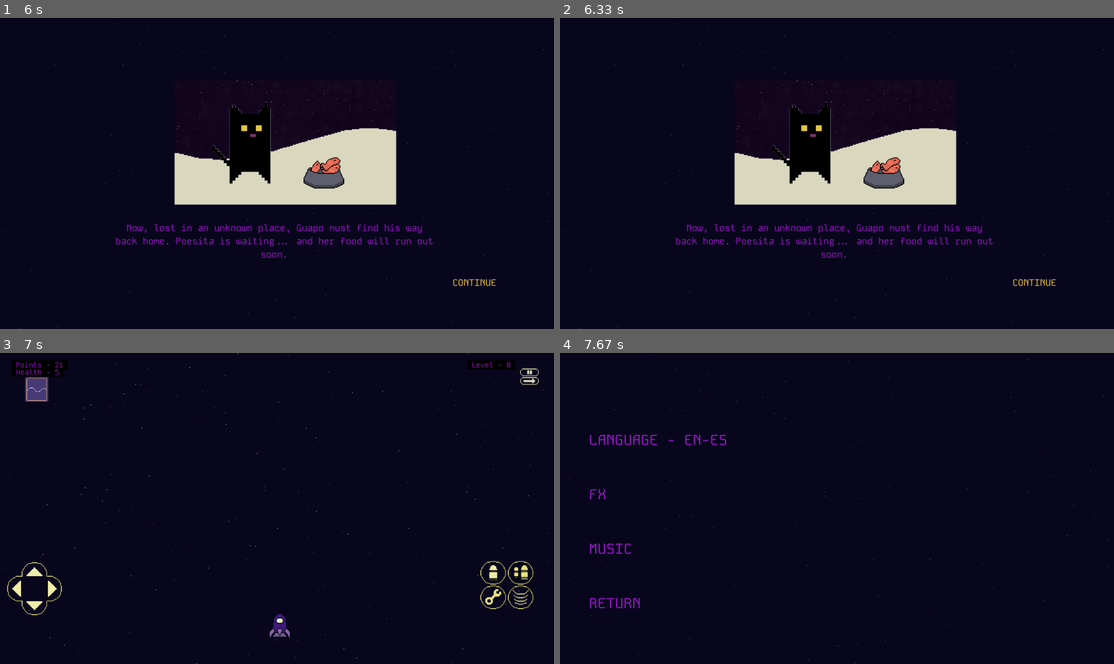
Above: before the commit, frames 1-4 (two rows, left to right).
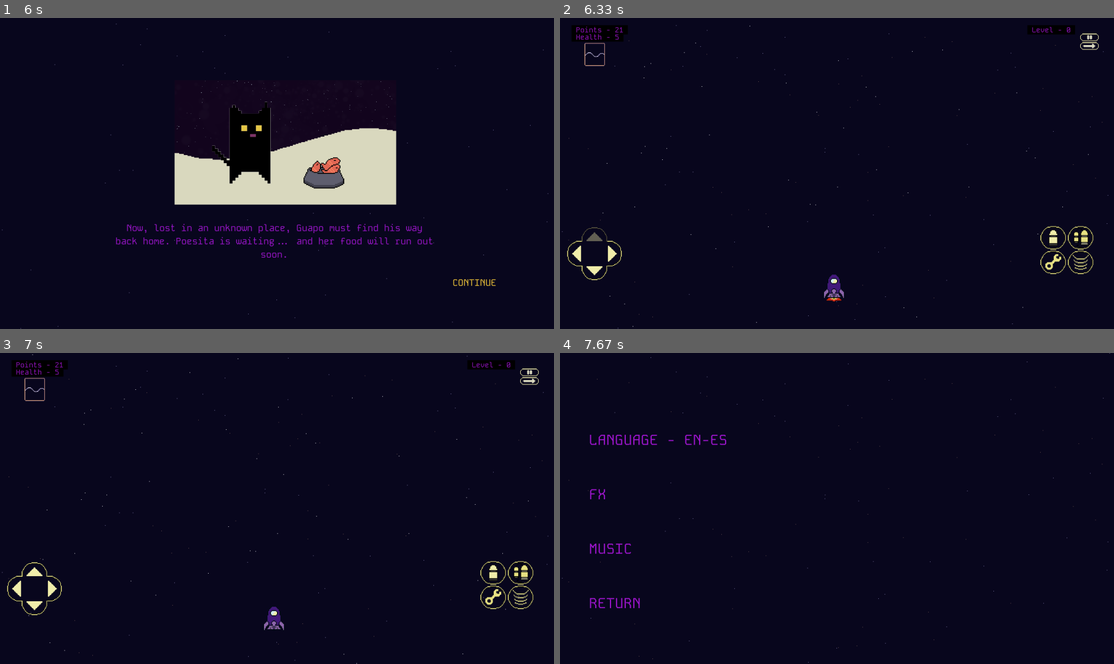
Above: after the commit, the same moments.

Repository: MicaelaEdith/spacecraftGame-pygame
Game: pygame game, started from main.py
The game is run twice, just before and just after one commit, with the same random seed, the same clock (stepped at 60 frames per second) and the same inputs.
Inputs (mouse positions are in pixels of both pictures, inside the frame that each line leads up to):
- Up to frame 1 (6 s): click "OPCIONES" at 0.38 s; press the mouse at (55, 266) at 0.7 s; move the mouse to (227, 192) at 0.8 s; release the mouse at (398, 114) at 0.93 s; press the mouse at (60, 213) at 1.03 s; move the mouse to (160, 207) at 1.13 s; release the mouse at (254, 198) at 1.27 s; press the mouse at (60, 157) at 1.37 s; move the mouse to (166, 136) at 1.47 s; release the mouse at (271, 111) at 1.6 s; press the mouse at (60, 157) at 1.7 s; move the mouse to (232, 204) at 1.8 s; release the mouse at (404, 251) at 1.93 s; press the mouse at (55, 213) at 2.03 s; move the mouse to (105, 207) at 2.13 s; release the mouse at (155, 201) at 2.27 s; press the mouse at (88, 105) at 2.37 s; move the mouse to (110, 129) at 2.47 s; release the mouse at (138, 154) at 2.6 s; press the mouse at (55, 266) at 2.7 s; move the mouse to (160, 204) at 2.8 s; release the mouse at (265, 142) at 2.93 s; press the mouse at (60, 105) at 3.03 s; move the mouse to (99, 95) at 3.13 s; release the mouse at (132, 89) at 3.27 s; click (454, 207) at 3.78 s; press the mouse at (476, 282) at 4.1 s; move the mouse to (332, 238) at 4.2 s; move the mouse to (193, 198) at 4.3 s; release the mouse at (193, 198) at 4.33 s; press the mouse at (476, 282) at 4.43 s; move the mouse to (304, 273) at 4.53 s; move the mouse to (138, 263) at 4.63 s; release the mouse at (138, 263) at 4.67 s; press the mouse at (476, 282) at 4.77 s; move the mouse to (409, 279) at 4.87 s; move the mouse to (349, 276) at 4.97 s; release the mouse at (349, 276) at 5 s; press the mouse at (16, 254) at 5.77 s; move the mouse to (193, 189) at 5.87 s; move the mouse to (365, 123) at 5.97 s
- Up to frame 2 (6.33 s): release the mouse at (925, 123) at 6 s; press the mouse at (593, 238) at 6.27 s
- Up to frame 3 (7 s): move the mouse to (160, 514) at 6.37 s; release the mouse at (288, 455) at 6.5 s
- Up to frame 4 (7.67 s): press the mouse at (593, 573) at 7.3 s; move the mouse to (748, 533) at 7.4 s; release the mouse at (897, 489) at 7.53 s; press the mouse at (1086, 371) at 7.63 s

Frame 1 is identical in both runs. In frame 2, 12% of the frame differs, in the area x 0-99%, y 1-100%; in frame 3, 0.7%; in frame 4, less than 0.1%.

Commit message:
level up animation

Diff:
--- a/cinematics.py
+++ b/cinematics.py
@@ -126,20 +126,23 @@
         return lines
 
 
-class LevelUp():
-    def __init__(self, screenH):
+class LevelUp:
+    def __init__(self, screenH, screenW):
         self.current_level = None
-        self.image = pygame.image.load("Assets/imgs/cinematica2-LevelUp.png").convert_alpha()
-        self.x = 0
+        original_image = pygame.image.load("Assets/imgs/cinematica2-LevelUp.png").convert_alpha()
+        new_width = int(screenW * 0.7)
+        aspect_ratio = original_image.get_height() / original_image.get_width()
+        new_height = int(new_width * aspect_ratio)
+        self.image = pygame.transform.scale(original_image, (new_width, new_height))
+
+        self.x = (screenW - new_width) // 2
         self.y = screenH + 300
-        self.speed = -5
+        self.speed = -10
 
     def level_up_animation(self, display):
         self.y += self.speed
         display.blit(self.image, (int(self.x), int(self.y)))
 
-        if self.y + self.image.get_height() < 0:        #########################################################CHECKTHIS!!!!!
-            print("true animation level")
+        if self.y + self.image.get_height() < 0:
             return True
-        print("false animation level")
         return False
--- a/main.py
+++ b/main.py
@@ -32,7 +32,6 @@
 transition = False
 
 
-
 clock = pygame.time.Clock()
 start = True
 game = False
@@ -58,10 +57,10 @@
 
 intro = Intro(screenWidth, screenHeight)
 intro_flag = False
-level_up = LevelUp (screenHeight)
-
-
-xPosition = int((screenWidth / 2) - 40)
+level_up = LevelUp (screenHeight, screenWidth)
+
+
+xPosition = int((screenWidth / 2) - 60)
 yPosition = int(screenHeight / 100 * 80 + 40)
 player = Player(xPosition, yPosition, screenHeight, screenWidth)
 starts1 = Starts(screenWidth, screenHeight)
@@ -195,7 +194,7 @@
             if count_music<0 and music_on:
                 count_music-= 0.01
                 pygame.mixer.music.set_volume(count_music)
-            time.sleep(.8)
+            time.sleep(.5)
             intro_flag = False
             game = True
 
@@ -325,8 +324,6 @@
 
 
 ######################################################################## LEVEL 0 ###############################################
-
-
     if level == 0:
         collision_detected = False
         for player_rect in player.rectList:
@@ -341,8 +338,8 @@
         if collision_detected:
             up_level += 1
 
-        if meteorite.metorites_count > 7 :
-            level = 1
+        if meteorite.metorites_count > 2 :
+            start = False
             transition = True
 
     if level == 1:
@@ -351,7 +348,6 @@
 
 
 ############################################################################# update
-
     if start:
         player.movePlayer()
         player.updateShoots()
@@ -365,6 +361,9 @@
             meteorite.draw(display)
             meteorite.check_collisions(player)
 
+        if level == 1:
+            pass
+
         if level == 2:
             pass
 
@@ -384,9 +383,7 @@
         status.updateStatus( player.health ,level)
         status.draw(display, level, player.health, player.score,language)
         player.resetActions()
-        if transition:  ###########################CHECK THIS!!!!!!!
-            level_up.level_up_animation(display)
-            transition = False
+
 
         for button in buttons_left + buttons_right + buttons_menu:
             button.draw(display)
@@ -397,10 +394,25 @@
         display.fill(blue)
         starts2.drawStarts(display)
         starts3.drawStarts(display)
-        if not options_open:
-            main_menu.draw(display, language, game)
-        else:
-            option_menu.draw(display, language, music_on, sound_on)
+
+        if not transition:
+            if not options_open:
+                main_menu.draw(display, language, game)
+            else:
+                option_menu.draw(display, language, music_on, sound_on)
+
+        if transition:
+            if level == 0:
+                meteorite.off = True
+            start = level_up.level_up_animation(display)
+            transition = not start
+            if not transition:
+                level += 1
+            player.drawPlayer(display)
+            status.draw(display, level, player.health, player.score,language)
+
+            for button in buttons_left + buttons_right + buttons_menu:
+                button.draw(display)
 
 
     pygame.display.flip()
--- a/map.py
+++ b/map.py
@@ -69,6 +69,7 @@
 
 class Meteorite():
     def __init__(self, screenW, screenH):
+        self.off = False
         self.screenW = int(screenW)
         self.screenH = int(screenH)
         self.speed = 2
@@ -96,10 +97,10 @@
             scaled_image.set_colorkey(self.chromaKey)
             self.scaled_images.append(scaled_image)
 
-        for i in range(1,5):
+        for i in range(1, 5):
             image = pygame.image.load(f"Assets/Objects/Demage ({i}).png")
             self.explosion_images.append(image)
-            self.explosion_images[i-1].set_colorkey([0, 1, 21])
+            self.explosion_images[i - 1].set_colorkey([0, 1, 21])
 
         self.explosion_frame = 0
         self.explosion_active = [False] * 4
@@ -112,7 +113,7 @@
 
             if yP < self.screenH + 5:
                 yP += self.speed
-            else:
+            elif not self.off:
                 self.metorites_count += 1
                 yP = random.randrange(-700, -100)
                 xP = random.randrange(2, int(self.screenW - 95))
@@ -121,13 +122,17 @@
             meteorite_rect.topleft = (xP, yP)
 
         for i, rect in enumerate(self.rectList):
-            display.blit(self.scaled_images[i], rect.topleft)
+            if self.positionList[i][1] < self.screenH + 5:
+                display.blit(self.scaled_images[i], rect.topleft)
 
         for i, active in enumerate(self.explosion_active):
             if active:
                 self.draw_explosion(display, i)
 
     def check_collisions(self, player):
+        if self.off:
+            return
+
         for i, rect in enumerate(self.rectList):
             for shoot in player.shoots:
                 if rect.colliderect(shoot):
@@ -152,8 +157,10 @@
             self.explosion_timer[index] += 1
 
     def reset_meteorite(self, index):
-        self.positionList[index] = [random.randrange(2, int(self.screenW - 95)), random.randrange(-700, -100)]
-        self.rectList[index].topleft = self.positionList[index]
+        if not self.off:
+            self.positionList[index] = [random.randrange(2, int(self.screenW - 95)), random.randrange(-700, -100)]
+            self.rectList[index].topleft = self.positionList[index]
+
 
 class Status():
     def __init__(self, screenW, screenH, lan):
@@ -174,9 +181,9 @@
         self.animation.append(pygame.image.load("Assets/Buttons/Chad0.png"))
         self.animation.append(pygame.image.load("Assets/Buttons/Chad1.png"))
         self.animation.append(pygame.image.load("Assets/Buttons/Chad2.png"))
-        self.animation[0].set_colorkey([255, 224, 9])
-        self.animation[1].set_colorkey([255, 224, 9])
-        self.animation[2].set_colorkey([255, 224, 9])
+        self.animation[0].set_colorkey([71, 60, 120])
+        self.animation[1].set_colorkey([71, 60, 120])
+        self.animation[2].set_colorkey([71, 60, 120])
 
         if screenW > 1920 or screenH > 1080:
             self.full_hd = True
@@ -204,7 +211,7 @@
             display.blit(text_aux1,(self.helth_position,50))
             display.blit(text_aux2,(self.level_position,25))
             aux_h = 20+ (text_aux1.get_height() + text_aux0.get_height())
-            display.blit(pygame.transform.scale(self.animation[0], (80,85)), (self.screenW // 22 , aux_h))
+            display.blit(pygame.transform.scale(self.animation[0], (80,85)), (self.screenW // 24 , aux_h))
         else:
             display.blit(text_aux0,(self.helth_position,33))
             display.blit(text_aux1,(self.helth_position,85))
--- a/playerController.py
+++ b/playerController.py
@@ -19,7 +19,7 @@
         self.animation = []
 
         if screenWidth > 1920:
-            scale_factor = 2
+            scale_factor = 2.3
         else:
             scale_factor = 1.5
 
